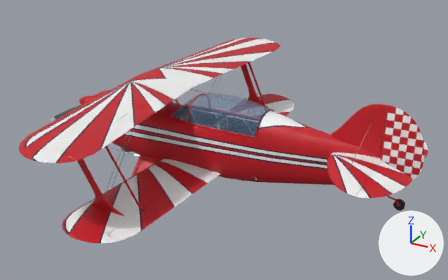
A saved change to the glTF model unity/Assets/_Project/Resources/Models/pitts-s2b-like/pitts-s2b-like-own-checker-unmarked.glb.
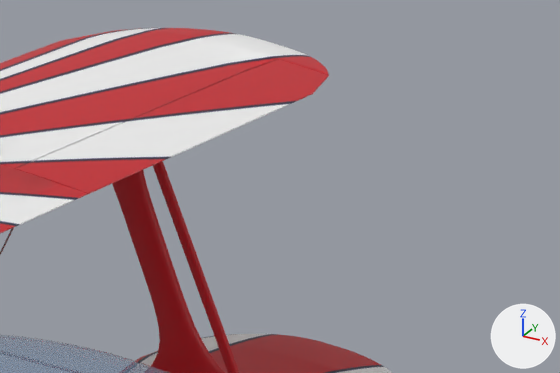
The first picture shows the older version from a camera (50 mm lens) standing at (5.05, -7.54, 3.62) and looking at (0.9, 0.01, -0.15). The close-ups show the older and then the newer version on the part from 49% to 72% of the width and 12% to 36% of the height of that picture. Only the edits that show in the close-ups are written down. The axes (+X, +Y, +Z) are drawn at lower right. The lights are the same throughout.

Objects in the first close-up: 'Aileron_UR', 'Canopy_Glass', 'Strut_Interplane', 'Strut_Slave_R', 'Wing_Lower', 'Wing_Upper' and 1 more.
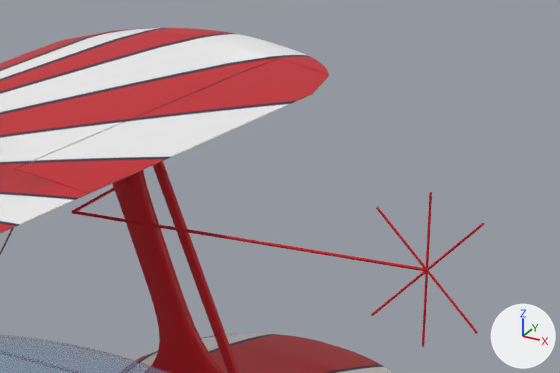
Patch to the scene script:
```diff
--- a/unity/Assets/_Project/Resources/Models/pitts-s2b-like/pitts-s2b-like-own-checker-unmarked.glb.py
+++ b/unity/Assets/_Project/Resources/Models/pitts-s2b-like/pitts-s2b-like-own-checker-unmarked.glb.py
@@ mat_sight_red @@
+mat_sight_red = principled_material('Sight_Red')
+mat_sight_red.base_color = (0.578, 0.009, 0.017)  # red #c81823
+mat_sight_red.roughness = 0.9
@@ me_sight_r_support1 @@
+me_sight_r_support1.from_pydata(...)  # 32 vertices, 60 faces; spans x 0.07..1.314, y 1.847..1.857, z 0.296..0.306
+me_sight_r_support1.materials.append(mat_sight_red)  # red #c81823
@@ me_sight_r_support0 @@
+me_sight_r_support0.from_pydata(...)  # 32 vertices, 60 faces; spans x 0.065..0.075, y 1.852..2.225, z 0.296..0.306
+me_sight_r_support0.materials.append(mat_sight_red)  # red #c81823
@@ me_sight_r_minus45 @@
+me_sight_r_minus45.from_pydata(...)  # 32 vertices, 60 faces; spans x 1.134..1.494, y 1.848..1.856, z 0.121..0.48
+me_sight_r_minus45.materials.append(mat_sight_red)  # red #c81823
@@ me_sight_r_plus45 @@
+me_sight_r_plus45.from_pydata(...)  # 32 vertices, 60 faces; spans x 1.134..1.494, y 1.848..1.856, z 0.121..0.48
+me_sight_r_plus45.materials.append(mat_sight_red)  # red #c81823
@@ me_sight_r_vertical @@
+me_sight_r_vertical.from_pydata(...)  # 32 vertices, 60 faces; spans x 1.31..1.318, y 1.848..1.856, z 0.05..0.551
+me_sight_r_vertical.materials.append(mat_sight_red)  # red #c81823
@@ ob_sight_r_support1 @@
+ob_sight_r_support1 = bpy.data.objects.new('Sight_R_Support1', me_sight_r_support1)
+ob_sight_r_support1.location = (0.0, 0.0, 0.0)
@@ ob_sight_r_support0 @@
+ob_sight_r_support0 = bpy.data.objects.new('Sight_R_Support0', me_sight_r_support0)
+ob_sight_r_support0.location = (0.0, 0.0, 0.0)
@@ ob_sight_r_minus45 @@
+ob_sight_r_minus45 = bpy.data.objects.new('Sight_R_Minus45', me_sight_r_minus45)
+ob_sight_r_minus45.location = (0.0, 0.0, 0.0)
@@ ob_sight_r_plus45 @@
+ob_sight_r_plus45 = bpy.data.objects.new('Sight_R_Plus45', me_sight_r_plus45)
+ob_sight_r_plus45.location = (0.0, 0.0, 0.0)
@@ ob_sight_r_vertical @@
+ob_sight_r_vertical = bpy.data.objects.new('Sight_R_Vertical', me_sight_r_vertical)
+ob_sight_r_vertical.location = (0.0, 0.0, 0.0)
```

Where the change shows, as pixel boxes (x1, y1, x2, y2) in the close-ups (560 x 373 px):
'Sight_R_Support1', added: after (72, 211, 426, 271)
'Sight_R_Minus45', added: after (376, 206, 478, 334)
'Sight_R_Vertical', added (red): after (422, 192, 432, 347)
'Sight_R_Plus45', added: after (371, 223, 484, 316)
'Sight_R_Support0', added: after (71, 181, 126, 212)
